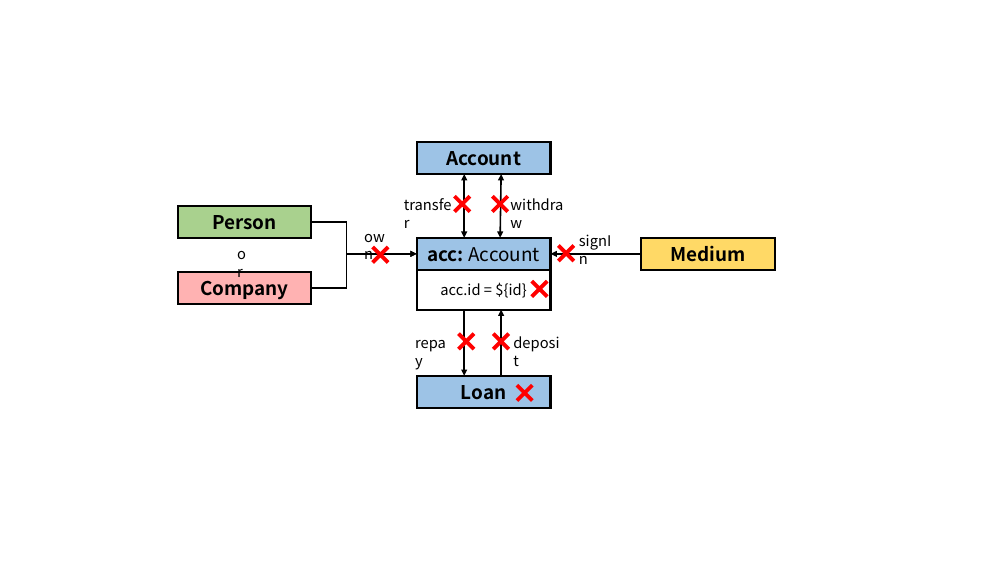
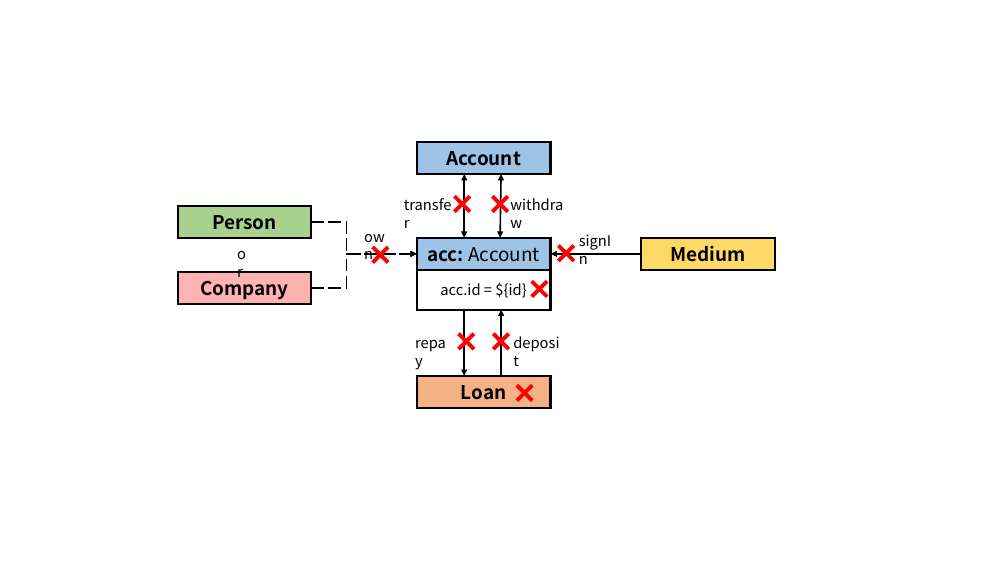
Before and after one commit to ldbc/ldbc_finbench_docs, a slide deck: slide 13 of patterns/transaction-write.pptx. Drawn at 1008x567 pixels with LibreOffice and Linux fonts; fonts in the diff are those of the drawing. Boxes give left, top, right and bottom in pixels: in the first picture for what was removed or moved away, otherwise in the second. Text is boxed around its words. In the diff, an @@ line names an element or a change of style, - is before the commit and + after.

```diff
--- a/patterns/transaction-write.pptx
+++ b/patterns/transaction-write.pptx
@@ elbow arrow (311, 222) - (417, 254): stroke #000000 1.5 pt to #000000 1.5 pt dashed @@
@@ elbow arrow (311, 288) - (417, 254): stroke #000000 1.5 pt to #000000 1.5 pt dashed @@
@@ rectangle "Loan" at (x1=417, y1=376, x2=551, y2=408): fill #9DC3E6 to #F4B183 @@
```
Also in this commit, not shown: 5 other slides changed, 41 other files.
